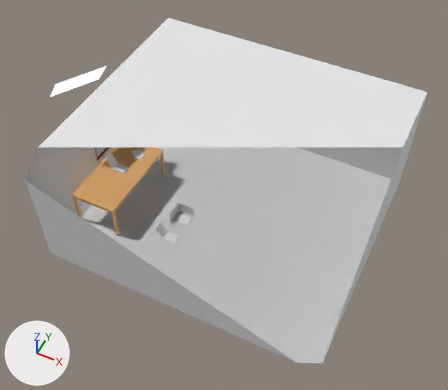
Two versions of the glTF model DevRoom.glb, one commit apart.
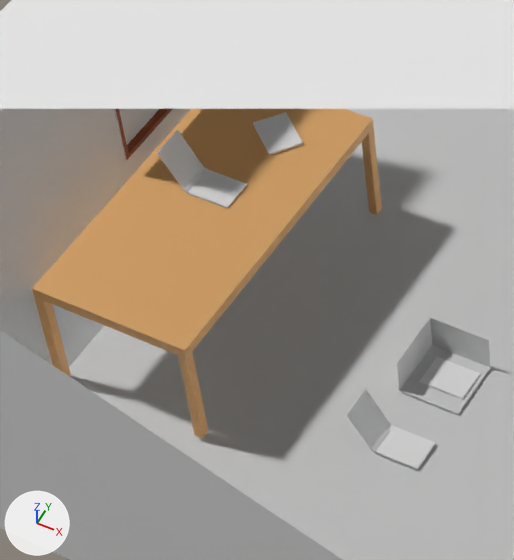
Each version is shown whole from a 50 mm camera at (2.3, -3.58, 5.19) aimed at (0.37, 0.28, 0.37), then close up on the part from 14% to 45% of the width and 30% to 69% of the height. The axes (+X, +Y, +Z) are drawn at lower left. The lights are the same throughout. Everything nearer to the camera than a plane just in front of the edit is cut away. Where no turn or scale is listed for an object, it has been applied to the vertices. Vertices at the same position are counted once.

Names of what the first close-up shows: 'Plane.001', 'Plane.002', 'Plane.003', 'Table', 'laptop', 'laptop.001', 'laptop.002', 'laptop.003'.
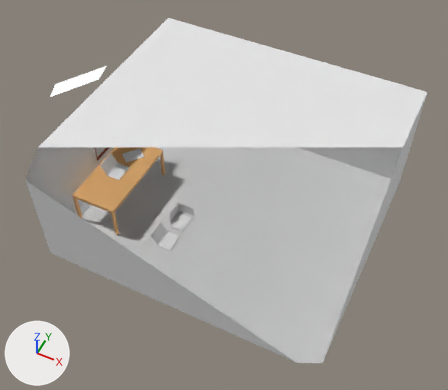
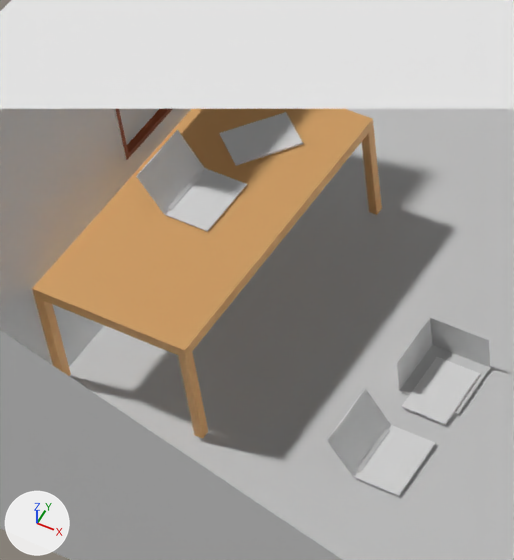
Commit message: applied mirror modifiers to devroom

Where the change shows, as pixel boxes (x1, y1, x2, y2) in the close-ups (514 x 560 px):
'laptop.001', reshaped (21% wider, 33% taller): before (346, 389, 435, 469); after (327, 389, 435, 496)
'laptop.002', reshaped (23% wider, 30% taller): before (157, 130, 247, 208); after (136, 130, 247, 232)
'laptop', reshaped (27% wider, 60% taller): before (419, 357, 480, 399); after (402, 357, 480, 425)
'laptop.003', reshaped (67% wider, 23% taller): before (253, 112, 303, 155); after (219, 112, 303, 165)
part 1 of me_cube_002, added: after (402, 381, 463, 425)
part 2 of me_cube_001, added: after (327, 414, 417, 496)
part 3 of me_cube_006, added: after (136, 153, 228, 232)
part 4 of me_cube_007, added: after (219, 123, 269, 165)

Diff of the bpy script that builds the scene:
```diff
--- a/DevRoom.glb.py
+++ b/DevRoom.glb.py
@@ me_cube_002 @@
 # used by ob_laptop; location = (-0.012, 0.017, -0.005)
-me_cube_002.from_pydata(...)  # 20 vertices, 26 faces; spans x -0.0709..0.0709, y 0.0..0.1033, z -0.0046..0.0046
+me_cube_002.from_pydata(...)  # 30 vertices, 52 faces; spans x -0.0709..0.0709, y -0.1033..0.1033, z -0.0046..0.0046
+# me_cube_002 part 1
+# 4 vertices are added at (0.0585, -0.0944, -0.0046), (-0.0585, -0.0944, -0.0046), (-0.0709, -0.1033, 0.0046), (0.0709, -0.1033, 0.0046)
+# 6 new vertices lie (0.0, -0.1032, 0.0) away from vertices in x -0.0709..0.0709, y 0.0, z -0.0017..0.0017
+# 26 new faces join them
 me_cube_002.materials.append(mat_material_001)
@@ me_cube_001 @@
 # used by ob_laptop_001; location = (-0.004, -0.259, -0.006)
-me_cube_001.from_pydata(...)  # 111 vertices, 186 faces; spans x -0.149..0.071, y 0.0..0.103, z -0.005..0.123
+me_cube_001.from_pydata(...)  # 190 vertices, 372 faces; spans x -0.149..0.071, y -0.103..0.103, z -0.005..0.123
+# me_cube_001 part 2: 79 vertices added at x -0.149..0.071, y -0.103..-0.037, z -0.005..0.123
 me_cube_001.materials.append(mat_material_001)
@@ me_cube_006 @@
 # used by ob_laptop_002; location = (-0.777, 0.06, 0.389)
-me_cube_006.from_pydata(...)  # 111 vertices, 186 faces; spans x -0.149..0.071, y 0.0..0.103, z -0.005..0.123
+me_cube_006.from_pydata(...)  # 190 vertices, 372 faces; spans x -0.149..0.071, y -0.103..0.103, z -0.005..0.123
+# me_cube_006 part 3: 79 vertices added at x -0.149..0.071, y -0.103..-0.037, z -0.005..0.123
 me_cube_006.materials.append(mat_material_001)
@@ me_cube_007 @@
 # used by ob_laptop_003; location = (-0.769, 0.338, 0.389)
-me_cube_007.from_pydata(...)  # 20 vertices, 26 faces; spans x -0.056..0.12, y -0.044..0.125, z -0.005..0.005
+me_cube_007.from_pydata(...)  # 30 vertices, 52 faces; spans x -0.12..0.12, y -0.125..0.125, z -0.005..0.005
+# me_cube_007 part 4
+# 2 vertices are added at (-0.012, -0.11, -0.005), (-0.104, -0.038, -0.005)
+# 8 new vertices lie (-0.064, -0.081, 0.0) away from vertices in x -0.056..0.056, y -0.044..0.044, z -0.002..0.005
+# 26 new faces join them
 me_cube_007.materials.append(mat_material_001)
```
